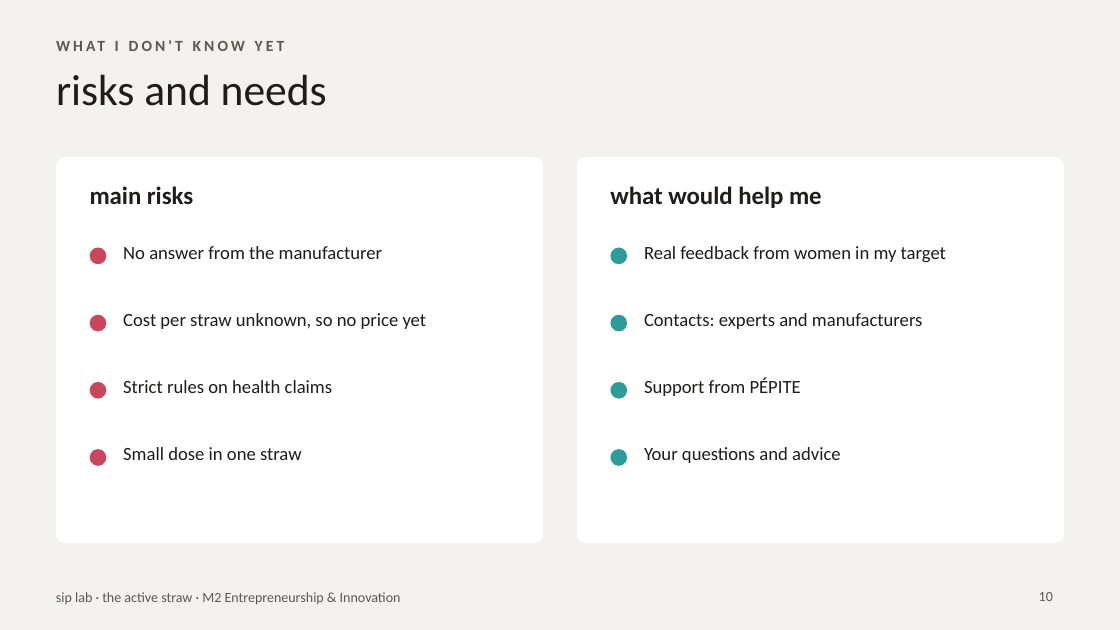
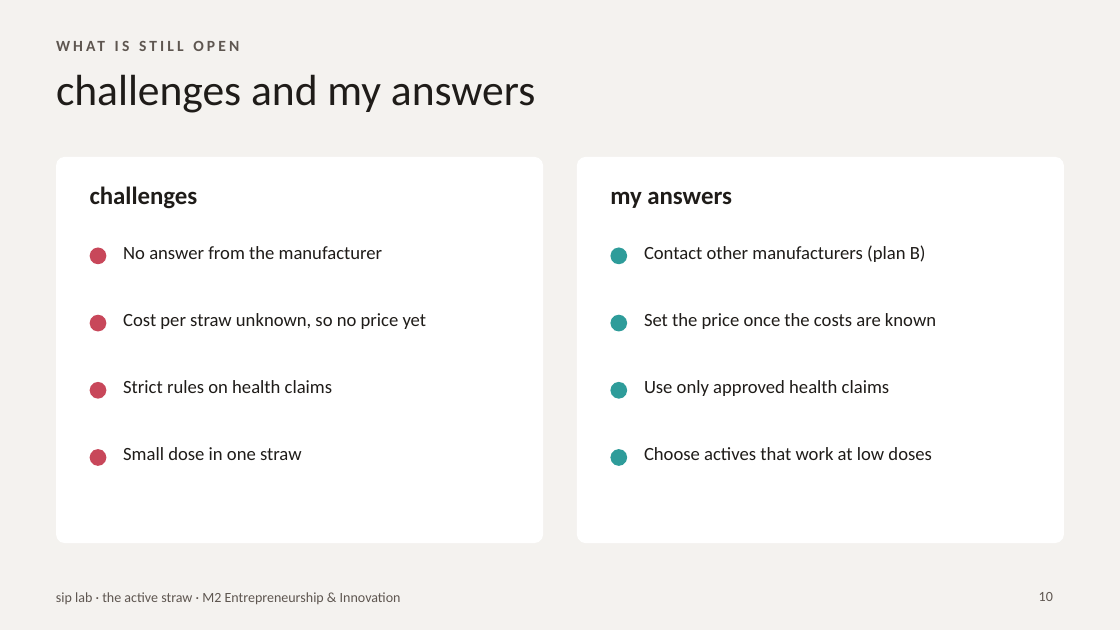
Before and after one commit to nisrine-max/mon-sitee, a slide deck: slide 10 of Dossier_sip_lab/10_Pitchs_et_presentations/Pitch_EN_sip_lab_nov2026.pptx. Drawn at 1120x630 pixels with LibreOffice and Linux fonts; fonts in the diff are those of the drawing. Boxes give left, top, right and bottom in pixels: in the first picture for what was removed or moved away, otherwise in the second. Text is boxed around its words. In the diff, an @@ line names an element or a change of style, - is before the commit and + after.

```diff
--- a/Dossier_sip_lab/10_Pitchs_et_presentations/Pitch_EN_sip_lab_nov2026.pptx
+++ b/Dossier_sip_lab/10_Pitchs_et_presentations/Pitch_EN_sip_lab_nov2026.pptx
@@ text at box(115, 41, 183, 51): text changed @@
-WHAT I DON'T KNOW YET
+WHAT IS STILL OPEN
@@ title at box(56, 74, 535, 113): text changed @@
-risks and needs
+challenges and my answers
@@ text at box(90, 186, 198, 209): text changed @@
-main risks
+challenges
@@ text at box(610, 191, 732, 208): text changed @@
-what would help me
+my answers
@@ text at box(644, 245, 926, 262): text changed @@
-Real feedback from women in my target
+Contact other manufacturers (plan B)
@@ text at box(644, 313, 936, 329): text changed @@
-Contacts: experts and manufacturers
+Set the price once the costs are known
@@ text at box(644, 380, 890, 396): text changed @@
-Support from PÉPITE
+Use only approved health claims
@@ text at box(644, 447, 931, 460): text changed @@
-Your questions and advice
+Choose actives that work at low doses
```
Also in this commit, not shown: 1 other file.
